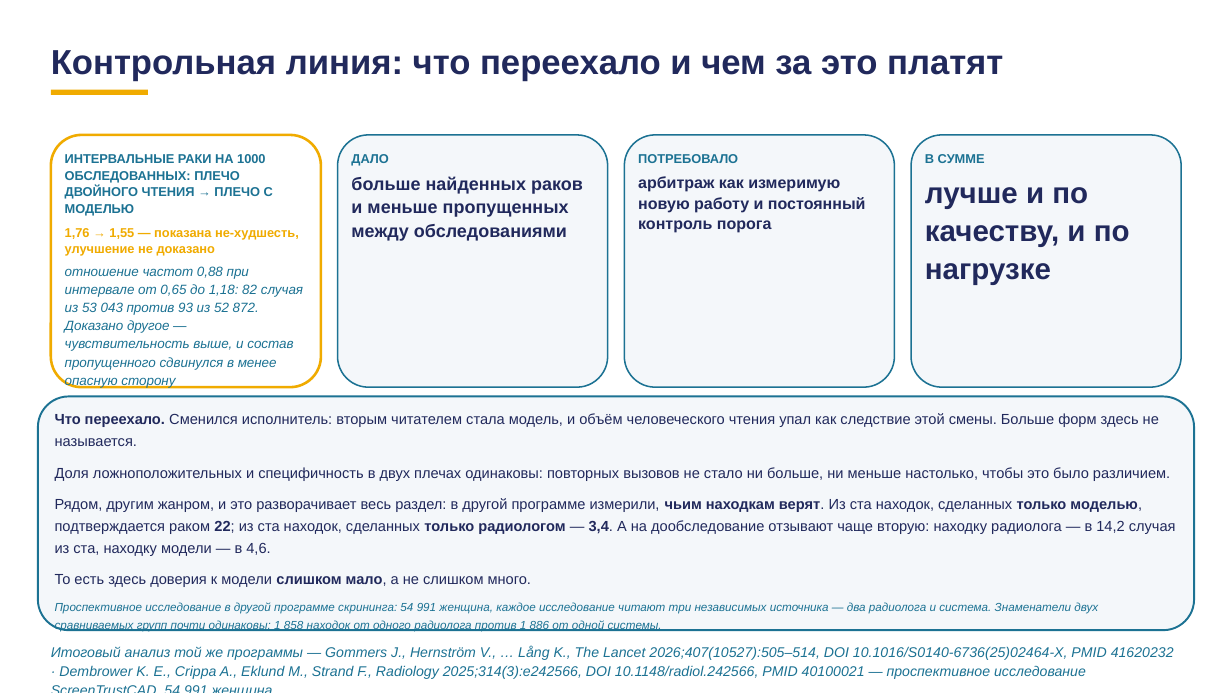
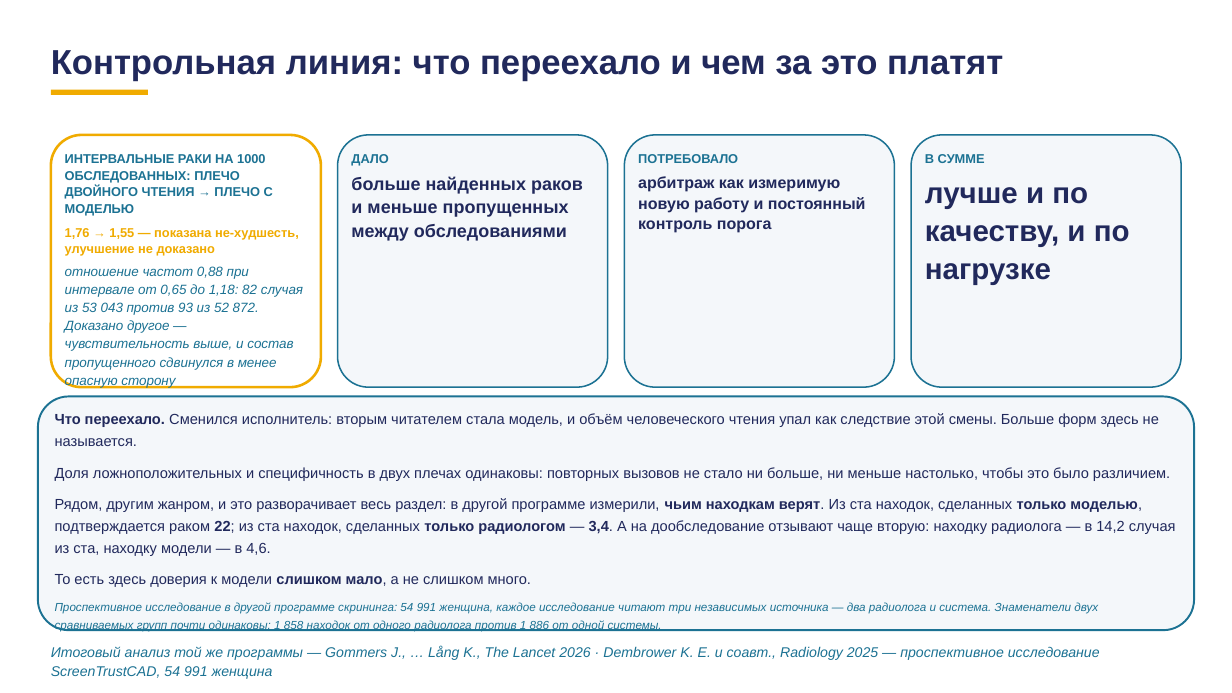
Before and after one commit to tellina-study/AI-usage-lessons, a slide deck: slide 48 of library/lectures/lec-07/rework/deck/lec-07-karkas.pptx. Drawn at 1232x693 pixels with LibreOffice and Linux fonts; fonts in the diff are those of the drawing. Boxes give left, top, right and bottom in pixels: in the first picture for what was removed or moved away, otherwise in the second. Text is boxed around its words. In the diff, an @@ line names an element or a change of style, - is before the commit and + after.

```diff
--- a/library/lectures/lec-07/rework/deck/lec-07-karkas.pptx
+++ b/library/lectures/lec-07/rework/deck/lec-07-karkas.pptx
@@ text at <box>51,646,1100,679</box>: text changed @@
-Итоговый анализ той же программы — Gommers J., Hernström V., … Lång K., The Lancet 2026;407(10527):505–514, DOI 10.1016/S0140-6736(25)02464-X, PMID 41620232 · Dembrower K. E., Crippa A., Eklund M., Strand F., Radiology 2025;314(3):e242566, DOI 10.1148/radiol.242566, PMID 40100021 — проспективное исследование ScreenTrustCAD, 54 991 женщина
+Итоговый анализ той же программы — Gommers J., … Lång K., The Lancet 2026 · Dembrower K. E. и соавт., Radiology 2025 — проспективное исследование ScreenTrustCAD, 54 991 женщина
```
Also in this commit, not shown: 7 other slides changed, 10 other files.
